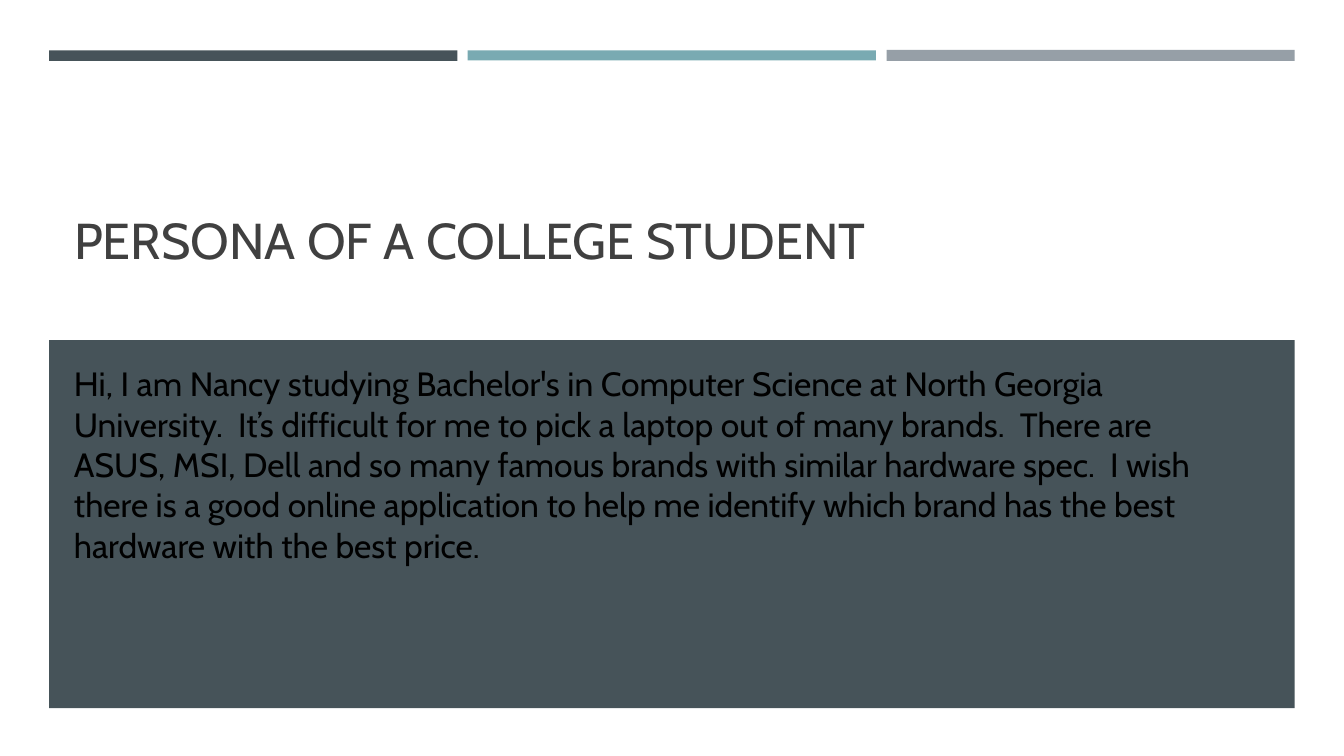
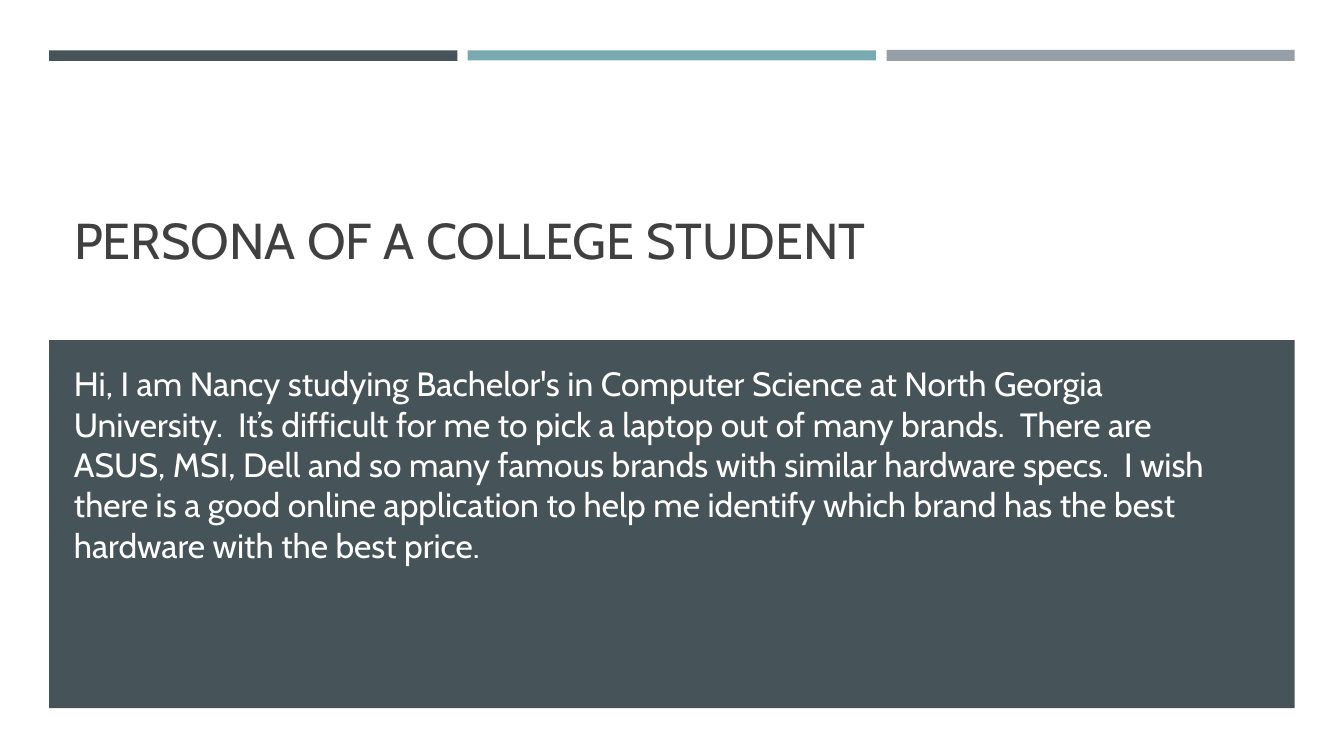
Before and after one commit to Xu12345-sophie/CS691TeamDice, a slide deck: slide 3 of Deliverable2/PC builder web application .pptx. Drawn at 1344x756 pixels with LibreOffice and Linux fonts; fonts in the diff are those of the drawing. Boxes give left, top, right and bottom in pixels: in the first picture for what was removed or moved away, otherwise in the second. Text is boxed around its words. In the diff, an @@ line names an element or a change of style, - is before the commit and + after.

```diff
--- a/Deliverable2/PC builder web application .pptx
+++ b/Deliverable2/PC builder web application .pptx
@@ text at (74,371,1204,525): text changed; text colour #000000 to #FFFFFF @@
-Hi, I am Nancy studying Bachelor's in Computer Science at North Georgia University. It’s difficult for me to pick a laptop out of many brands. There are ASUS, MSI, Dell and so many famous brands with similar hardware spec. I wish there is a good online application to help me identify which brand has the best hardware with the best price.
+Hi, I am Nancy studying Bachelor's in Computer Science at North Georgia University. It’s difficult for me to pick a laptop out of many brands. There are ASUS, MSI, Dell and so many famous brands with similar hardware specs. I wish there is a good online application to help me identify which brand has the best hardware with the best price.
```
Also in this commit, not shown: 1 other slide changed, 2 slides added.
